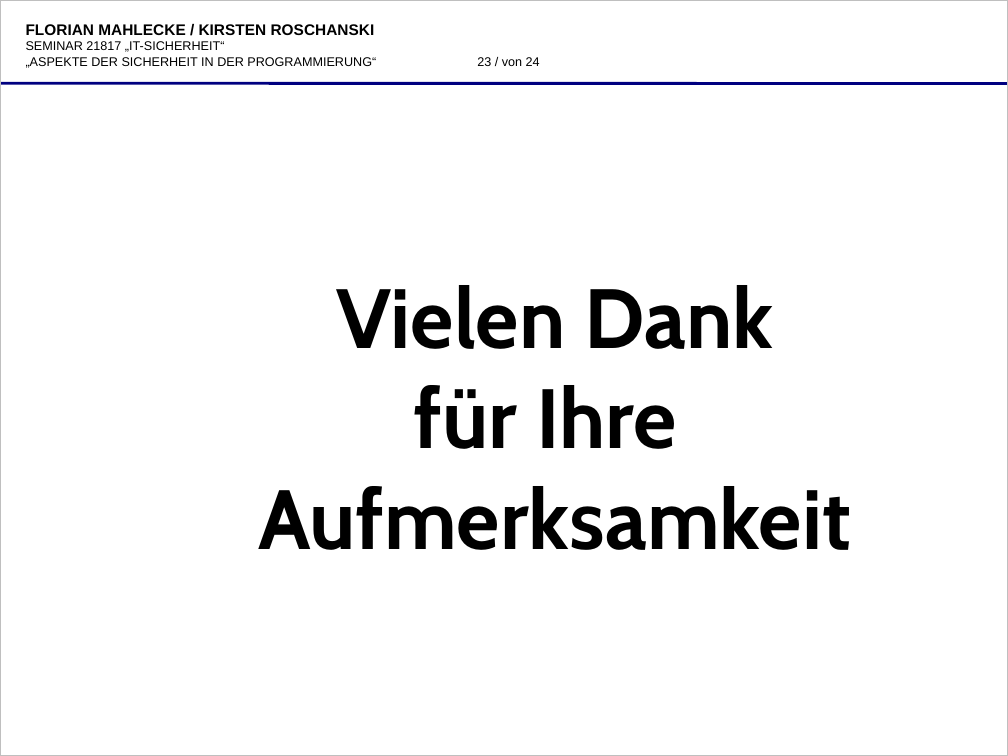
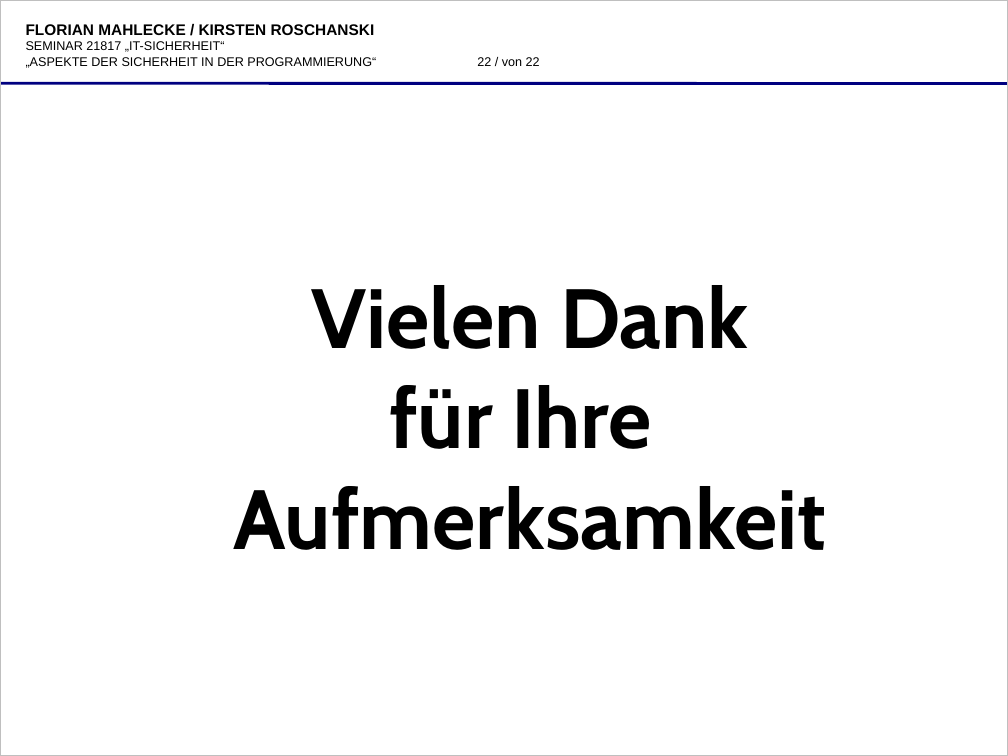
Before and after one commit to katgirl/FernUni, a slide deck: slide 22 of praesentation/21817-folien-9053522,8632014-roschanski,mahlecke-aspekte_der_sicheren_programmierung.odp (slide 23 before the commit). Drawn at 1008x756 pixels with LibreOffice and Linux fonts; fonts in the diff are those of the drawing; background and template pictures are left out. Boxes give left, top, right and bottom in pixels: in the first picture for what was removed or moved away, otherwise in the second. Text is boxed around its words. In the diff, an @@ line names an element or a change of style, - is before the commit and + after.

```diff
--- a/praesentation/21817-folien-9053522,8632014-roschanski,mahlecke-aspekte_der_sicheren_programmierung.odp
+++ b/praesentation/21817-folien-9053522,8632014-roschanski,mahlecke-aspekte_der_sicheren_programmierung.odp
@@ page number at box(477, 57, 540, 66): text changed @@
-23 / von 24
+22 / von 22
@@ text "Vielen Dank für Ihre Aufmerksamkeit": place and size @@
-text "Vielen Dank für Ihre Aufmerksamkeit" at box(258, 285, 851, 550)
+text "Vielen Dank für Ihre Aufmerksamkeit" at box(234, 285, 827, 550)
```
Also in this commit, not shown: 9 other slides changed, 4 slides added.
